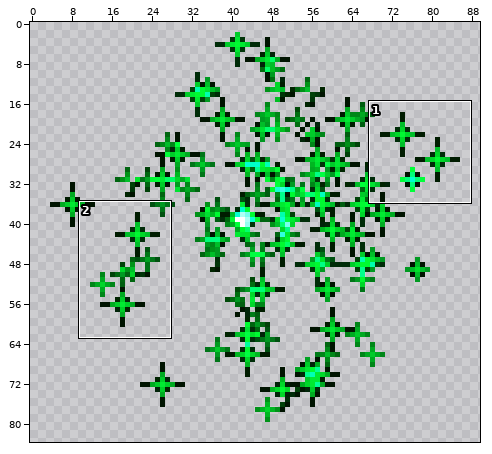
Sprite sheet, stored at app/src/main/assets/BattleAnimations/HEAL/HEAL8.png. Above: a wide view before the commit, with the close-up outlined.
Close-up. Earlier state:
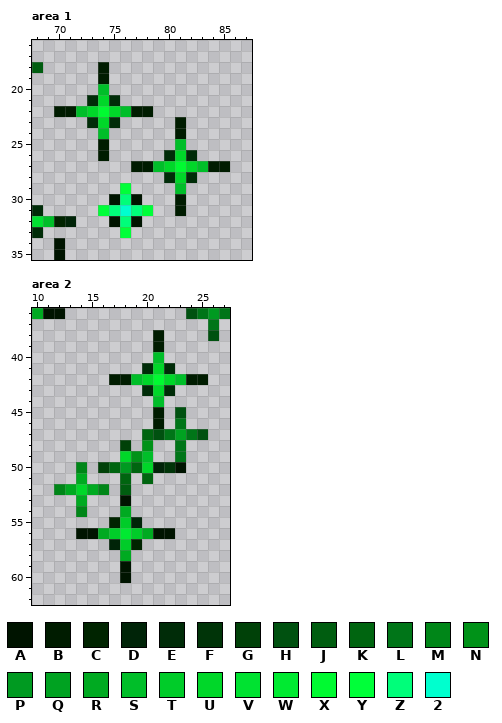
The file is 100x100 pixels. Colours within 5 levels of each other are drawn and written as one. Shown: area 1: x 68..87, y 16..35; area 2: x 10..27, y 36..62. The wide view leaves out empty margins. The commit also changed other parts of the picture, which this record leaves out.
Palette (. is transparent): A #001400  B #001c00  C #002400  D #002408  E #002c08  F #003408  G #004108  H #005110  J #005d10  K #006510  L #007518  M #008618  N #009218  P #009a21  Q #00a221  R #00aa21  S #00be29  T #00cc29  U #00d729  V #00e231  W #00ea31  X #00fa31  Y #00ff39  Z #00fe7a  2 #00ffce
Pixels before, area 1, first column x 68:
18 J.....B...........
19 ......B...........
20 ......S...........
21 .....EUE..........
22 ..BBSUXUSBB.......
23 .....EUE.....B....
24 ......S......B....
25 ......B......S....
26 ......B.....EUE...
27 .........BBSUXUSBB
28 ............EUE...
29 ........Y....S....
30 .......AZA...B....
31 E.....YZ2ZY..B....
32 VSCD...AZA........
33 E.......Y.........
34 ..A...............
35 ..A...............
Pixels before, area 2, first column x 10:
36 RAA...........HLPL
37 ................L.
38 ...........B....H.
39 ...........B......
40 ...........S......
41 ..........EUE.....
42 .......BBSUXUSBB..
43 ..........EUE.....
44 ...........S......
45 ...........B.H....
46 ...........B.L....
47 ..........KHLQLH..
48 ........G.N..L....
49 ........UNS..L....
50 ....M.GKPKUDFA....
51 ....R...K.K.......
52 ..MRURM.J.........
53 ....R...A.........
54 ....M...R.........
55 .......CTD........
56 ....AARTWTRAA.....
57 .......DTC........
58 ........R.........
59 ........A.........
60 ........A.........
The result:
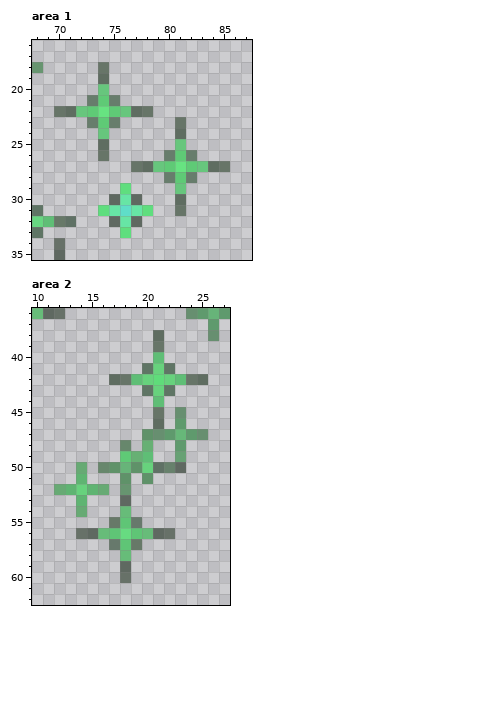
From old to new:
colour 2: #00ffce -> #00ffce7f
colour A: #001400 -> #0014007f
colour B: #001c00 -> #001c007f
colour C: #002400 -> #0024007f
colour D: #002408 -> #0024087f
colour E: #002c08 -> #002c087f
colour F: #003408 -> #0034087f
colour G: #004108 -> #0041087f
colour H: #005110 -> #0051107f
colour J: #005d10 -> #005d107f
colour K: #006510 -> #0065107f
colour L: #007518 -> #0075187f
colour M: #008618 -> #0086187f
colour N: #009218 -> #0092187f
colour P: #009a21 -> #009a217f
colour Q: #00a221 -> #00a2217f
colour R: #00aa21 -> #00aa217f
colour S: #00be29 -> #00be297f
colour T: #00cc29 -> #00cc297f
colour U: #00d729 -> #00d7297f
colour V: #00e231 -> #00e2317f
colour W: #00ea31 -> #00ea317f
colour X: #00fa31 -> #00fa317f
colour Y: #00ff39 -> #00ff397f
colour Z: #00fe7a -> #00fe7a7f
Pixel boxes of the changes (left, top, right, bottom) in both close-ups:
changed: (32, 62, 230, 260)
changed: (32, 308, 230, 583)
